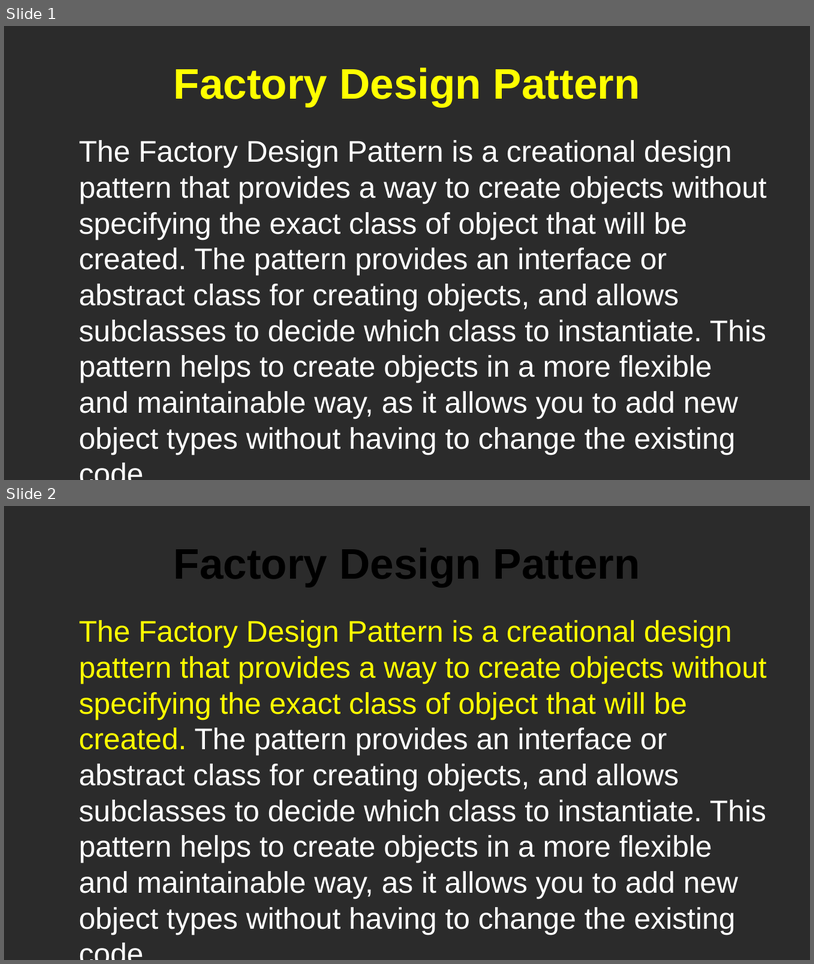
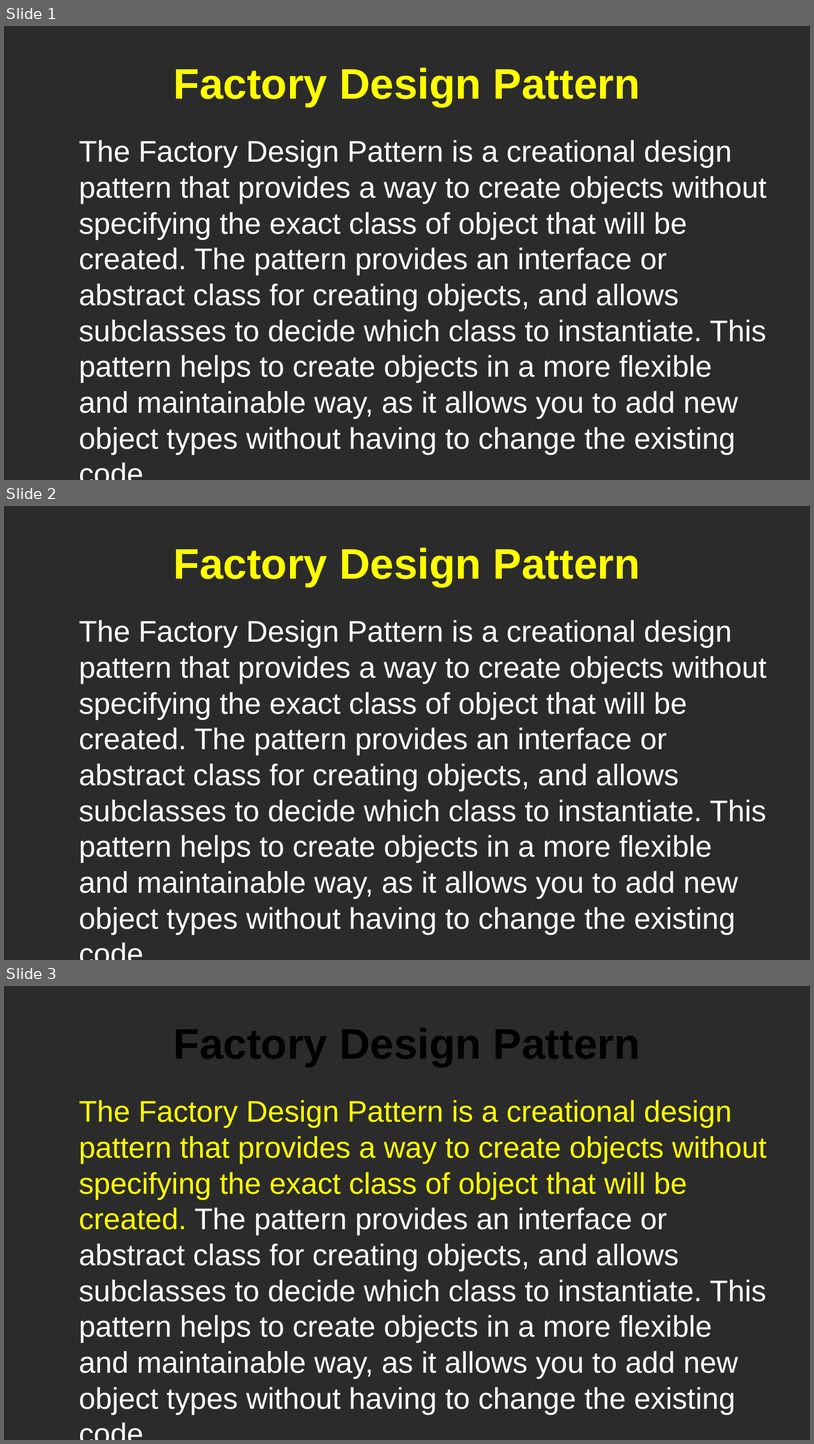
Before and after one commit to RayAndrade/TheRayCode, a slide deck: Untitled 1.odp. Shown one above the other, each under a label of ours: slides 1 and 2 before the commit, slides 1, 2 and 3 after it. The pictures are 814x964 and 814x1444 pixels, drawn with LibreOffice and Linux fonts; fonts in the diff are those of the drawing; background and template pictures are left out; a plain dark background stands for a picture behind light text. Boxes give left, top, right and bottom in pixels: in the first picture for what was removed or moved away, otherwise in the second. Text is boxed around its words. In the diff, an @@ line names an element or a change of style, - is before the commit and + after.

```diff
--- a/Untitled 1.odp
+++ b/Untitled 1.odp
@@ slide 2 added at [4,506,810,960], background picture (left out) @@
@@ title added at [174,547,641,586], 42 pt, text #FFFF00, bold @@
+Factory Design Pattern
@@ text added at [79,620,767,934], 29.4 pt, text #FFFFFF @@
+The Factory Design Pattern is a creational design pattern that provides a way to create objects without specifying the exact class of object that will be created. The pattern provides an interface or abstract class for creating objects, and allows subclasses to decide which class to instantiate. This pattern helps to create objects in a more flexible and maintainable way, as it allows you to add new object types without having to change the existing code.
@@ what was slide 2 is now slide 3 @@
```
Also in this commit, not shown: 1 slide changed, 6 other files.
